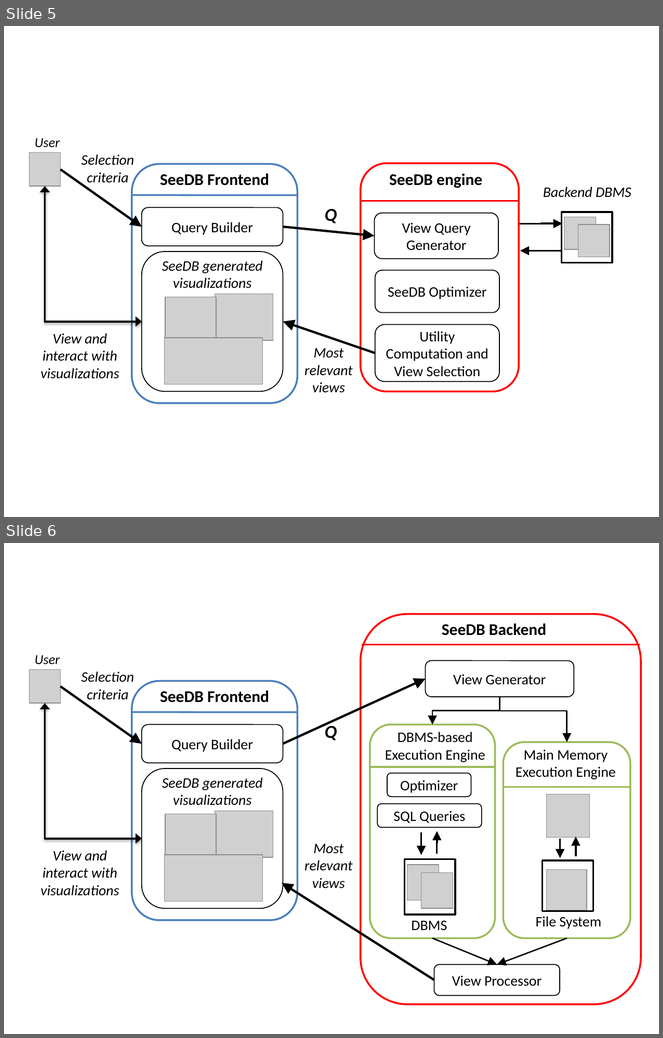
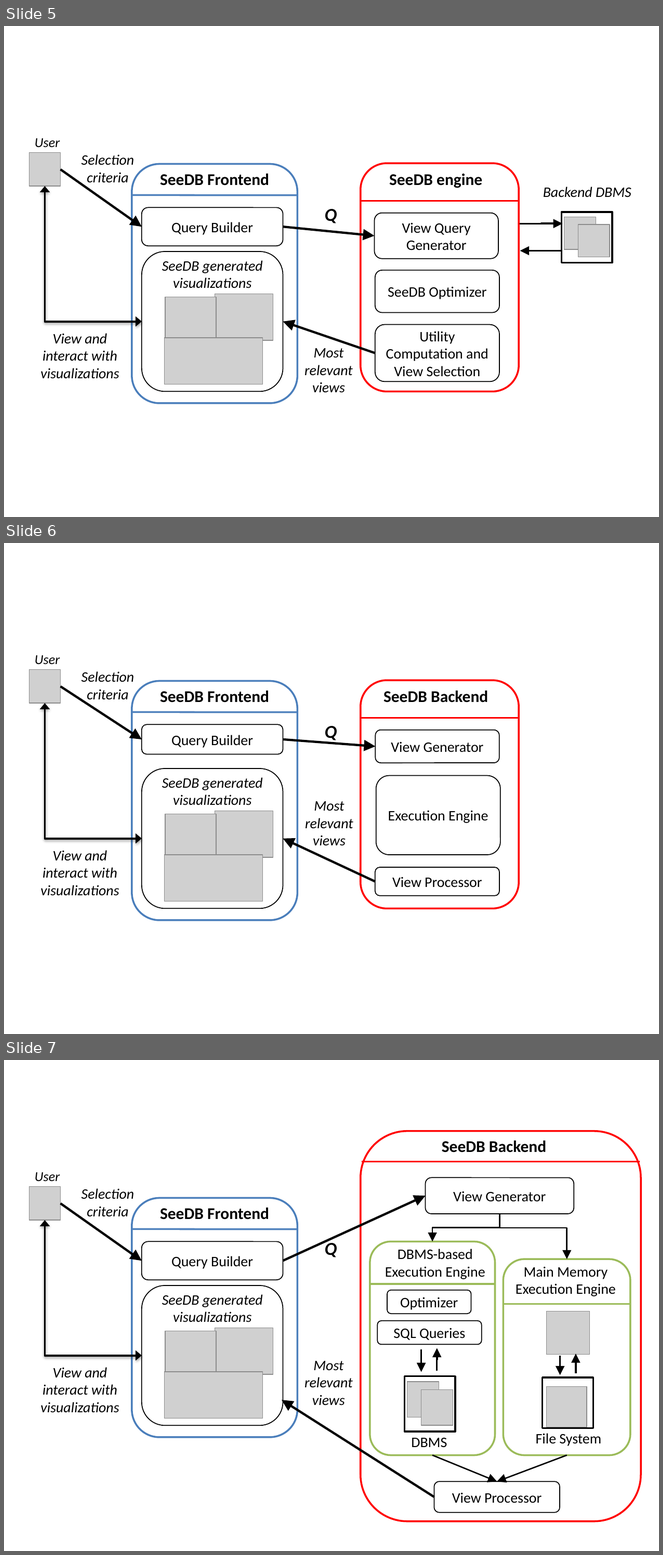
Before and after one commit to zwcode-cs/seedb, a slide deck: full-paper/Images/manasi-demo-figures.pptx. Shown one above the other, each under a label of ours: slides 5 and 6 before the commit, slides 5, 6 and 7 after it. The pictures are 663x1038 and 663x1555 pixels, drawn with LibreOffice and Linux fonts; fonts in the diff are those of the drawing; grey boxes stand for pictures. Boxes give left, top, right and bottom in pixels: in the first picture for what was removed or moved away, otherwise in the second. Text is boxed around its words. In the diff, an @@ line names an element or a change of style, - is before the commit and + after.

Commit message:
edits to execution engine in full paper. Fixes to main memory implementation

```diff
--- a/full-paper/Images/manasi-demo-figures.pptx
+++ b/full-paper/Images/manasi-demo-figures.pptx
@@ slide 6 added at [4,543,659,1034], background #FFFFFF @@
@@ text added at [35,655,60,665], 15 pt, text #000000, italic @@
+User
@@ picture added at [29,670,60,704] @@
@@ text added at [81,671,135,703], 16 pt, text #000000, italic @@
+Selection criteria
@@ arrow added from (60, 687) to (142, 740), #000000 2.5 pt @@
@@ elbow double arrow added from (45, 704) to (142, 838), #000000 2.25 pt @@
@@ text added at [325,726,337,743], 20 pt, text #000000, bold, italic @@
+Q
@@ arrow added from (283, 740) to (375, 747), #000000 2.5 pt @@
@@ group added at [132,681,297,921]: 3 rounded rectangles, 2 texts, 1 line @@
+SeeDB Frontend
+Query Builder
+SeeDB generated visualizations
@@ text added at [305,801,353,846], 16 pt, text #000000, italic @@
+Most relevant views
@@ picture added at [165,814,216,858] @@
@@ picture added at [215,811,273,858] @@
@@ arrow added from (375, 882) to (283, 838), #000000 2.5 pt @@
@@ text added at [40,850,119,896], 16 pt, text #000000, italic @@
+View and interact with visualizations
@@ picture added at [165,855,263,901] @@
@@ group added at [360,681,519,909]: 4 rounded rectangles, 1 text, 1 line @@
+SeeDB Backend
+View Generator
+Execution Engine
+View Processor
@@ what was slide 6 is now slide 7 @@
```
Also in this commit, not shown: 12 other files.
